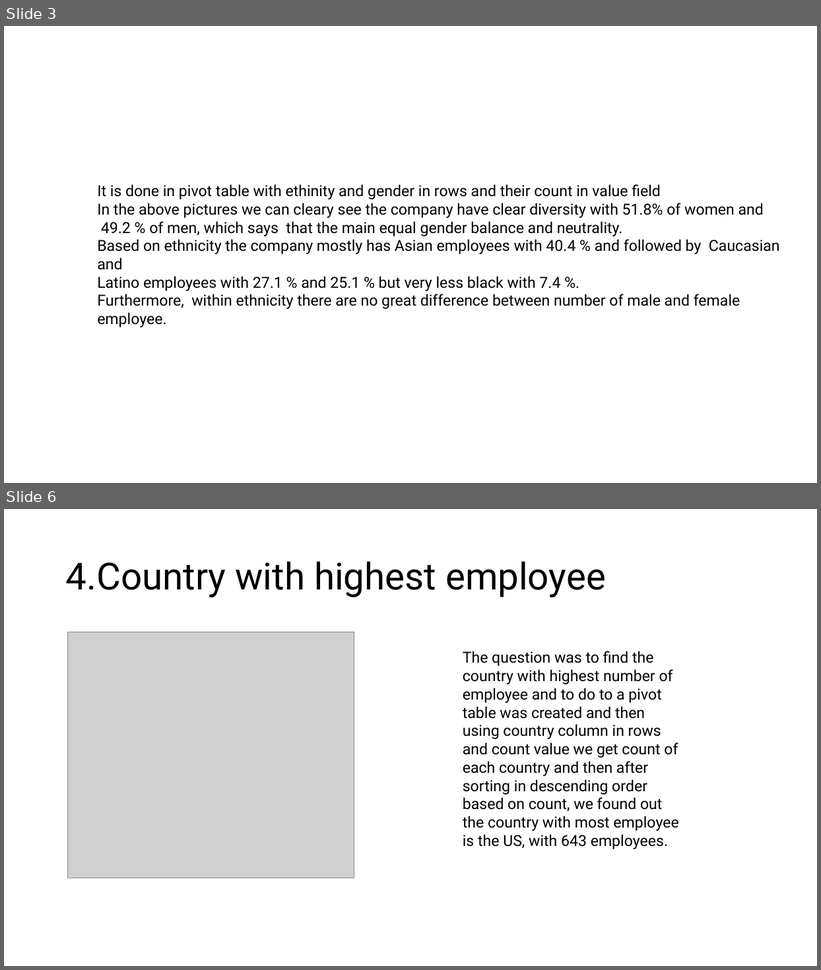
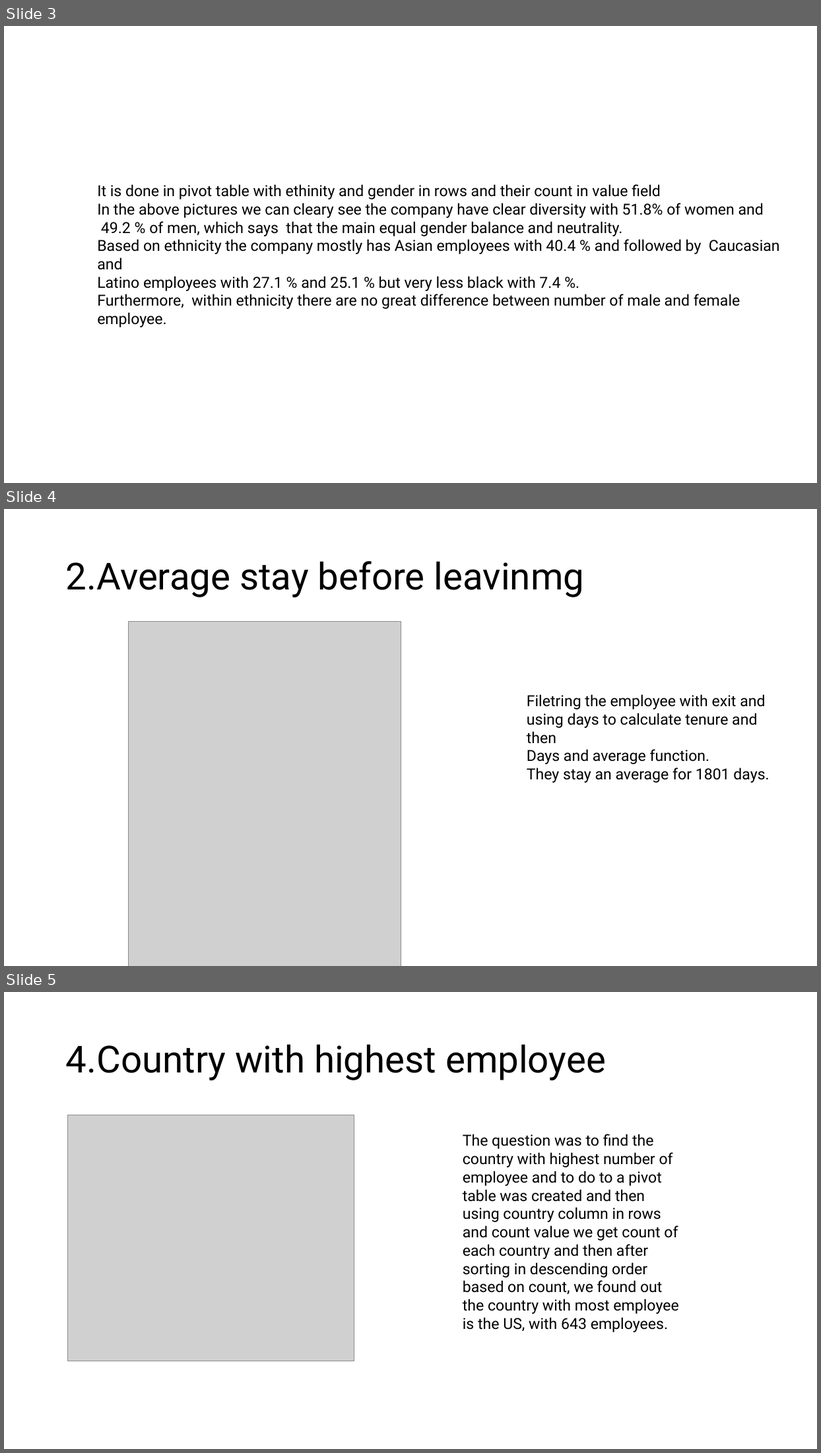
Before and after one commit to PavankumarA-1/Assessments, a slide deck: LVADSUSR173_Pavankumar.pptx. Shown one above the other, each under a label of ours: slides 3 and 6 before the commit, slides 3, 4 and 5 after it; the slides between them are not shown. The pictures are 821x970 and 821x1453 pixels, drawn with LibreOffice and Linux fonts; fonts in the diff are those of the drawing; grey boxes stand for pictures. Boxes give left, top, right and bottom in pixels: in the first picture for what was removed or moved away, otherwise in the second. Text is boxed around its words. In the diff, an @@ line names an element or a change of style, - is before the commit and + after.

```diff
--- a/LVADSUSR173_Pavankumar.pptx
+++ b/LVADSUSR173_Pavankumar.pptx
@@ slide 4 added at box(4, 509, 817, 966), background #FFFFFF @@
@@ title added at box(66, 561, 584, 597), 44 pt, text #000000 @@
+2.Average stay before leavinmg
@@ picture added at box(129, 622, 401, 966) @@
@@ text added at box(527, 694, 769, 783), 18 pt, text #000000 @@
+Filetring the employee with exit and
+using days to calculate tenure and then
+Days and average function.
+They stay an average for 1801 days.
@@ what was slide 6 is now slide 5 @@
```
Also in this commit, not shown: 1 other slide added, 3 slides removed.
